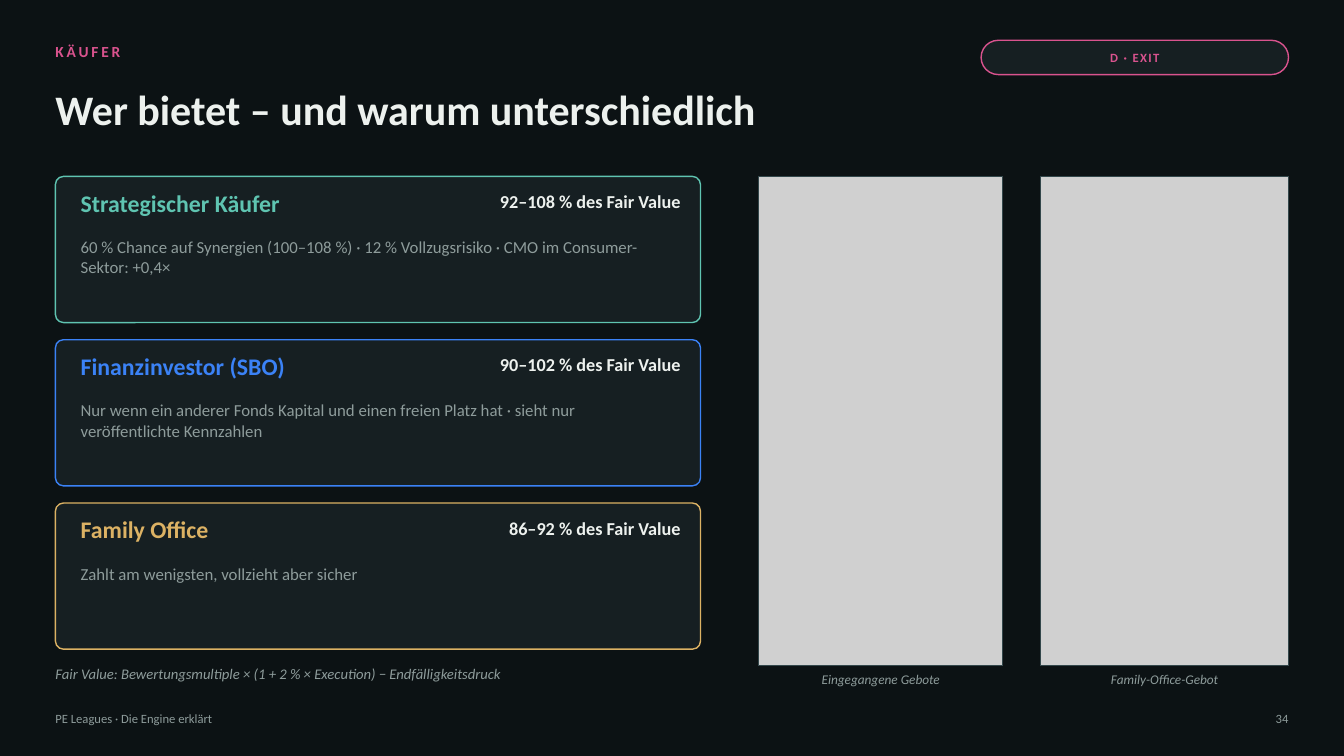
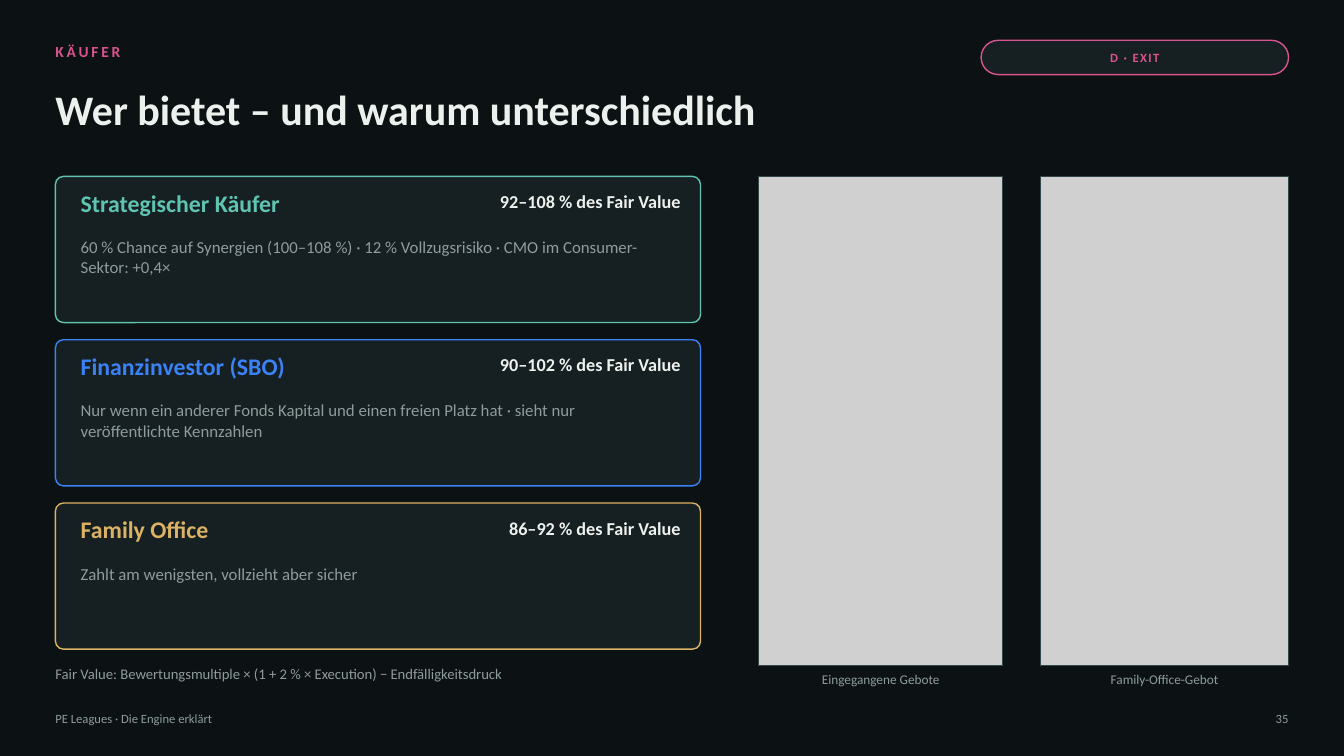
Before and after one commit to thematicum-dev/pe-leagues, a slide deck: slide 35 of docs/lehrmaterial/PE-Leagues_Engine-erklaert.pptx (slide 34 before the commit). Drawn at 1344x756 pixels with LibreOffice and Linux fonts; fonts in the diff are those of the drawing; grey boxes stand for pictures. Boxes give left, top, right and bottom in pixels: in the first picture for what was removed or moved away, otherwise in the second. Text is boxed around its words. In the diff, an @@ line names an element or a change of style, - is before the commit and + after.

```diff
--- a/docs/lehrmaterial/PE-Leagues_Engine-erklaert.pptx
+++ b/docs/lehrmaterial/PE-Leagues_Engine-erklaert.pptx
@@ italic off in 3 elements at bbox=[55, 668, 502, 682], bbox=[822, 675, 940, 686], bbox=[1111, 675, 1219, 686] @@
@@ text at bbox=[1276, 715, 1289, 723]: text changed @@
-34
+35
```
Also in this commit, not shown: 38 other slides changed, 2 slides added, 1 slide removed, 1 other file.
